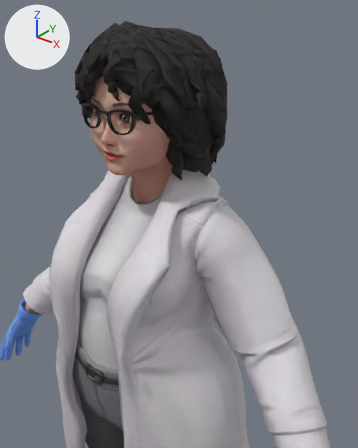
What one commit did to the glTF model public/glb/FemaleDoctor2.glb.
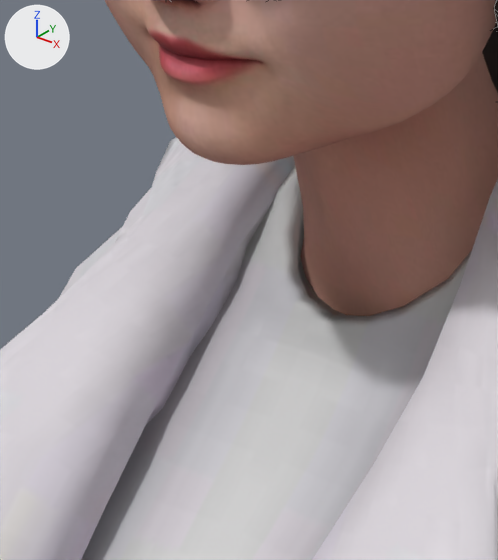
Old and new are each drawn from a 50 mm lens placed at (0.617, -0.707, 1.833), pointed at (0.117, -0.083, 1.445) and again close up on the part from 21% to 47% of the width and 32% to 56% of the height. The lights are fixed; the arrows at upper left show +X, +Y and +Z. The last two pictures show the newer version. The close-ups show mesh edges as thin lines. Vertices at exactly the same position are counted once.

In view in the first close-up: 'Wolf3D_Hair', 'Wolf3D_Head', 'Wolf3D_Outfit_Top'.
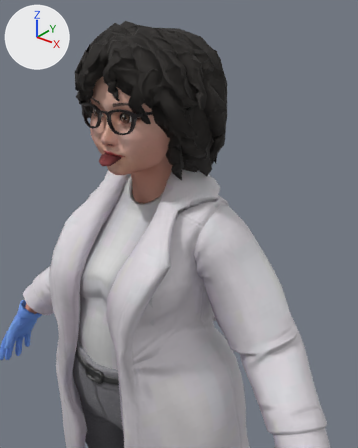
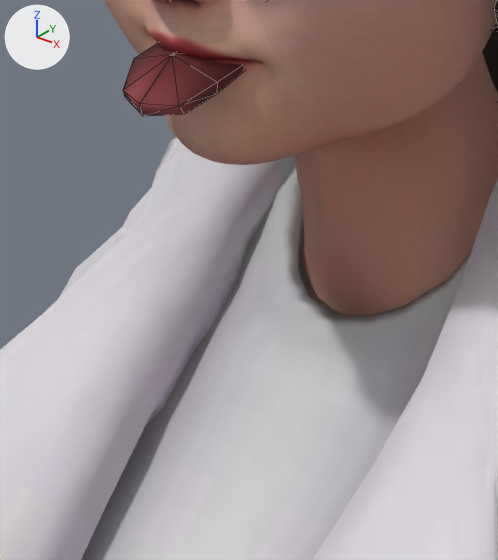
The newer file adds a shape key; the second version is drawn at full value of the shape key 'tongueOut' of 'Wolf3D_Teeth', and the change is written as the vertex moves it makes.

Diff of the bpy script that builds the scene:
```diff
--- a/public/glb/FemaleDoctor2.glb.py
+++ b/public/glb/FemaleDoctor2.glb.py
@@ me_wolf3d_teeth @@
 # used by ob_wolf3d_teeth; location = (0.0, 0.0, 0.0)
-me_wolf3d_teeth.from_pydata(...)  # 77 vertices, 100 faces; spans x -0.0272..0.0272, y -0.1282..-0.0631, z 1.5466..1.5821
+me_wolf3d_teeth.from_pydata(...)  # 77 vertices, 100 faces; spans x -0.0272..0.0272, y -0.15..-0.0865, z 1.5463..1.5821
+# me_wolf3d_teeth part 1: 17 of 77 vertices moved; they spanned x -0.0198..0.0198, y -0.1126..-0.0631, z 1.5588..1.5707 and now span x -0.0198..0.0198, y -0.15..-0.096, z 1.5463..1.5703; mean shift (0.0, -0.0373, -0.0065); largest move (0.0, -0.0917, 1.5691) -> (0.0, -0.1346, 1.5634)
 me_wolf3d_teeth.materials.append(mat_wolf3d_teeth)
```

Location of each change, (x1, y1, x2, y2) in pixels of the close-ups (498 x 560 px):
'Wolf3D_Teeth', reshaped (not visible before): after (123, 43, 243, 116)
